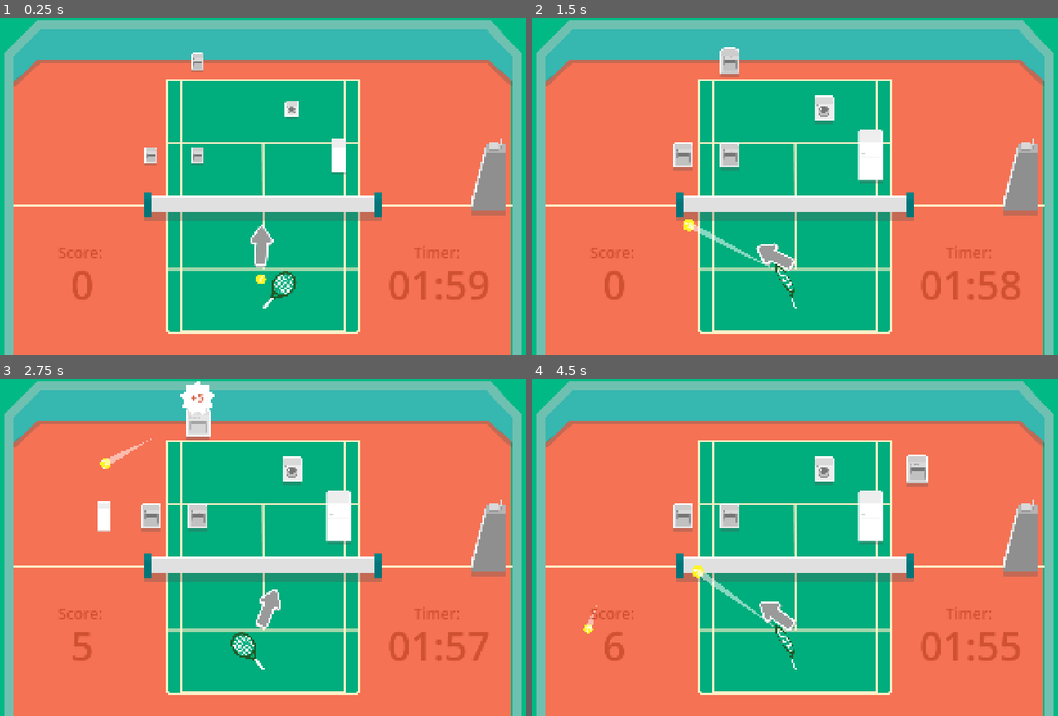
Above: before the commit, frames 1-4 (two rows, left to right).
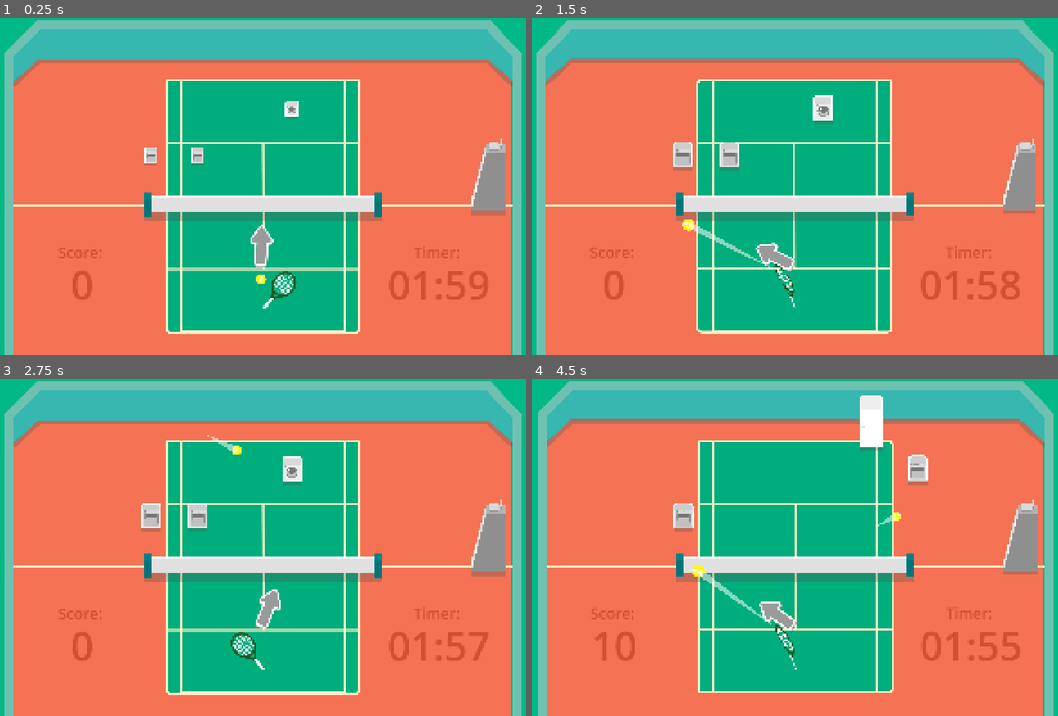
Above: after the commit, the same moments.

Repository: VeryKoolGames/ace_electromenager
Game: Godot game, scene res://Assets/Scenes/Main/main.tscn
Same seed, same stepped clock (60 frames per second), same inputs: the game is played once before the commit and once after it. The engine's default icon, where the game draws it, is replaced by a stand-in: a white triangle on a blue panel in a dark square.
Inputs (mouse positions are in pixels of both pictures, inside the frame that each line leads up to):
- Up to frame 1 (0.25 s): no input
- Up to frame 2 (1.5 s): move the mouse to (926, 169) at 0.52 s; press the mouse at (926, 169) at 0.53 s; move the mouse to (674, 203) at 1.27 s; release the mouse at (674, 203) at 1.28 s; click (674, 203) at 1.35 s
- Up to frame 3 (2.75 s): move the mouse to (320, 473) at 2.02 s; press the mouse at (320, 473) at 2.03 s
- Up to frame 4 (4.5 s): move the mouse to (763, 614) at 2.77 s; release the mouse at (763, 614) at 2.78 s; click (763, 614) at 2.85 s; move the mouse to (973, 598) at 3.52 s; press the mouse at (973, 598) at 3.53 s; move the mouse to (616, 496) at 4.27 s; release the mouse at (616, 496) at 4.28 s; click (616, 496) at 4.35 s

The runs differ from the first frame. In frame 1, 0.4% of the frame differs, in the area x 36-66%, y 10-47%; in frame 2, 3.2%; in frame 3, 2.1%; in frame 4, 5.3%, in the area x 0-99%, y 3-100%.

Commit message:
added screen shake

Diff:
--- a/Assets/Scenes/Main/main.tscn
+++ b/Assets/Scenes/Main/main.tscn
@@ -18,6 +18,7 @@
 [ext_resource type="Script" uid="uid://ywv20fbqmhuo" path="res://Assets/Scripts/UI/power_up_ui_manager.gd" id="13_cl72i"]
 [ext_resource type="PackedScene" uid="uid://ciqr4oulck4q" path="res://Assets/Scenes/PowerUps/power_up_drill_shot.tscn" id="14_cl72i"]
 [ext_resource type="PackedScene" uid="uid://18cfkcpcdxsb" path="res://Assets/Scenes/UI/power_up_line_ui.tscn" id="14_d2pdc"]
+[ext_resource type="Script" uid="uid://dqf24e5p7812r" path="res://Assets/Scripts/camera.gd" id="19_oaiys"]
 
 [sub_resource type="RectangleShape2D" id="RectangleShape2D_c83bt"]
 size = Vector2(754, 8)
@@ -515,3 +516,7 @@
 [node name="CollisionPolygon2D" type="CollisionPolygon2D" parent="RefChair/StaticBody2D"]
 position = Vector2(0.5, 28)
 polygon = PackedVector2Array(-52.5, 79, -6.5, -102, 50.5, -101, 51.5, 82)
+
+[node name="Camera2D" type="Camera2D" parent="."]
+anchor_mode = 0
+script = ExtResource("19_oaiys")
--- a/Assets/Scripts/Globals/Events.gd
+++ b/Assets/Scripts/Globals/Events.gd
@@ -11,3 +11,7 @@
 signal on_power_up_expired(power_up: ResPowerUp)
 
 signal on_machine_repaired(machine: Machine)
+
+signal on_shot_released(strength: float)
+
+signal on_game_state_advanced
--- a/Assets/Scripts/Managers/game_timer_manager.gd
+++ b/Assets/Scripts/Managers/game_timer_manager.gd
@@ -2,6 +2,11 @@
 
 @onready var timer_label: Label = $Label
 @onready var game_timer: Timer = $Timer
+
+var game_states_tresholds: Dictionary = {
+	90: false,
+	30: false,
+}
 
 func _ready() -> void:
 	game_timer.timeout.connect(end_game)
@@ -9,6 +14,13 @@
 
 func _process(_delta: float) -> void:
 	timer_label.text = time_to_minutes_secs(game_timer.time_left)
+	check_game_states_tresholds()
+
+func check_game_states_tresholds() -> void:
+	for key in game_states_tresholds.keys():
+		if game_timer.time_left <= key and not game_states_tresholds[key]:
+			Events.on_game_state_advanced.emit()
+			game_states_tresholds[key] = true
 
 func start_timer() -> void:
 	game_timer.start()
--- a/Assets/Scripts/Managers/machine_spawn_manager.gd
+++ b/Assets/Scripts/Managers/machine_spawn_manager.gd
@@ -18,9 +18,13 @@
 	Events.on_machine_repaired.connect(replace_machine)
 	Events.on_power_up_gathered.connect(remove_power_up)
 	Events.on_game_timer_ended.connect(on_game_ended)
+	Events.on_game_state_advanced.connect(on_game_state_advanced)
 	_get_spawn_area()
 	generate_grid()
-	spawn_machines(5)
+	spawn_machines(3)
+
+func on_game_state_advanced() -> void:
+	spawn_machines(2)
 
 func on_game_ended() -> void:
 	has_game_ended = true
--- a/Assets/Scripts/Player/aiming_arrow.gd
+++ b/Assets/Scripts/Player/aiming_arrow.gd
@@ -52,6 +52,7 @@
 		animate_shot(true)
 	else:
 		animate_shot(false)
+	Events.on_shot_released.emit(bar_value)
 	reset_values()
 	return ret
 
--- /dev/null
+++ b/Assets/Scripts/camera.gd
@@ -0,0 +1,24 @@
+extends Camera2D
+
+@export var randomStrenght: float = 30
+@export var shakeFade: float = 10.0
+var rng = RandomNumberGenerator.new();
+var shakeStrenght: float = 0.0
+var shake_cooldown := 0.5
+
+func _ready() -> void:
+	Events.on_shot_released.connect(apply_shake)
+
+func apply_shake(strength: float):
+	if strength >= 90:
+		shakeStrenght = 30
+	else:
+		shakeStrenght = 15
+
+func _process(delta):
+	if shakeStrenght > 0:
+		shakeStrenght = lerpf(shakeStrenght, 0, shakeFade * delta)
+		offset = randomOffset()
+
+func randomOffset() -> Vector2:
+	return Vector2(rng.randf_range(-shakeStrenght, shakeStrenght),rng.randf_range(-shakeStrenght, shakeStrenght))
Not shown: 1 places in Assets/Scenes/Main/main.tscn that only renumber resources
Not shown, added: Assets/Scripts/camera.gd.uid
